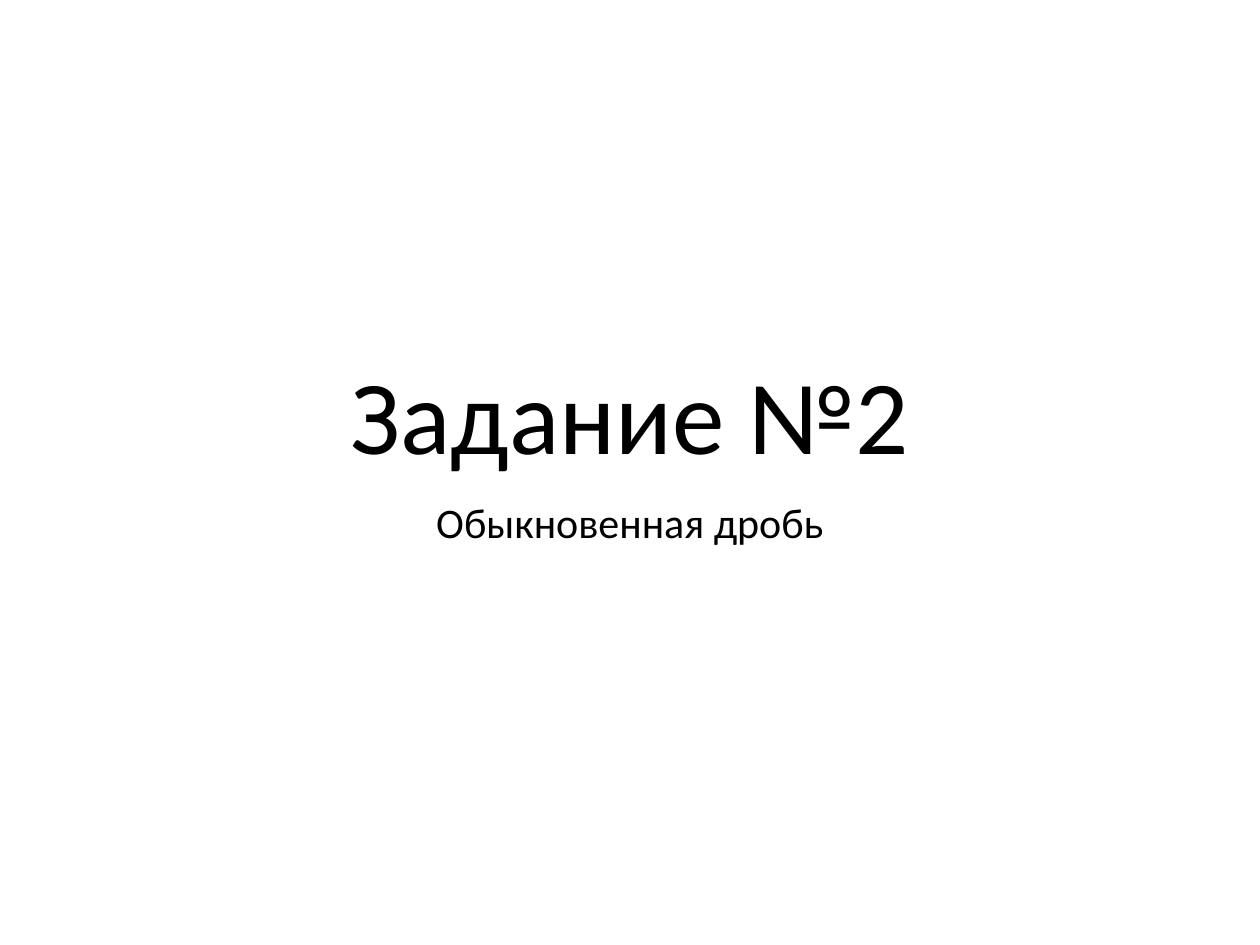
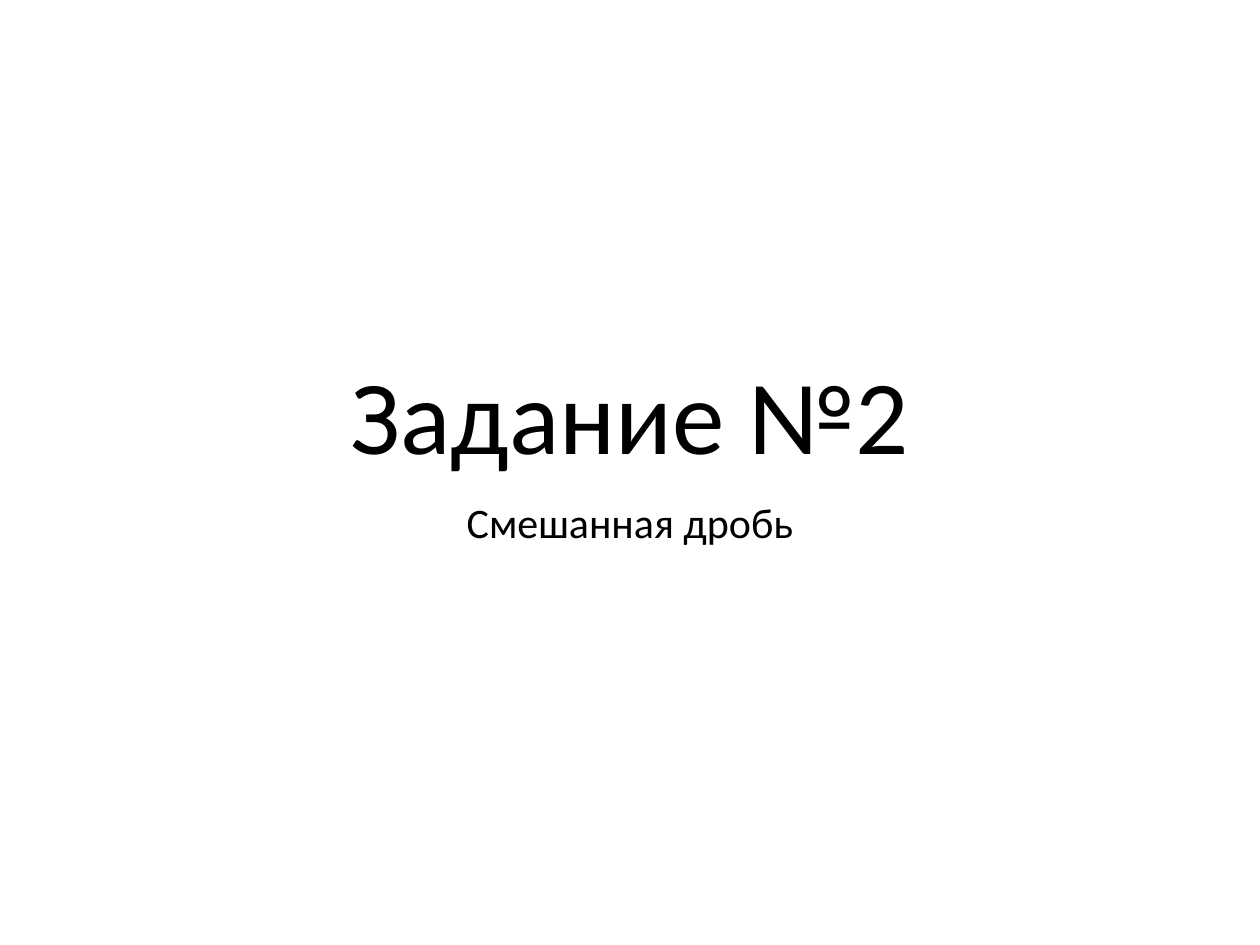
Before and after one commit to alexey-malov/fraction, a slide deck: slide 1 of Explanation.pptx. Drawn at 1260x945 pixels with LibreOffice and Linux fonts; fonts in the diff are those of the drawing. Boxes give left, top, right and bottom in pixels: in the first picture for what was removed or moved away, otherwise in the second. Text is boxed around its words. In the diff, an @@ line names an element or a change of style, - is before the commit and + after.

```diff
--- a/Explanation.pptx
+++ b/Explanation.pptx
@@ subtitle at (467,509,793,545): text changed @@
-Обыкновенная дробь
+Смешанная дробь
```
Also in this commit, not shown: 5 other slides changed.
